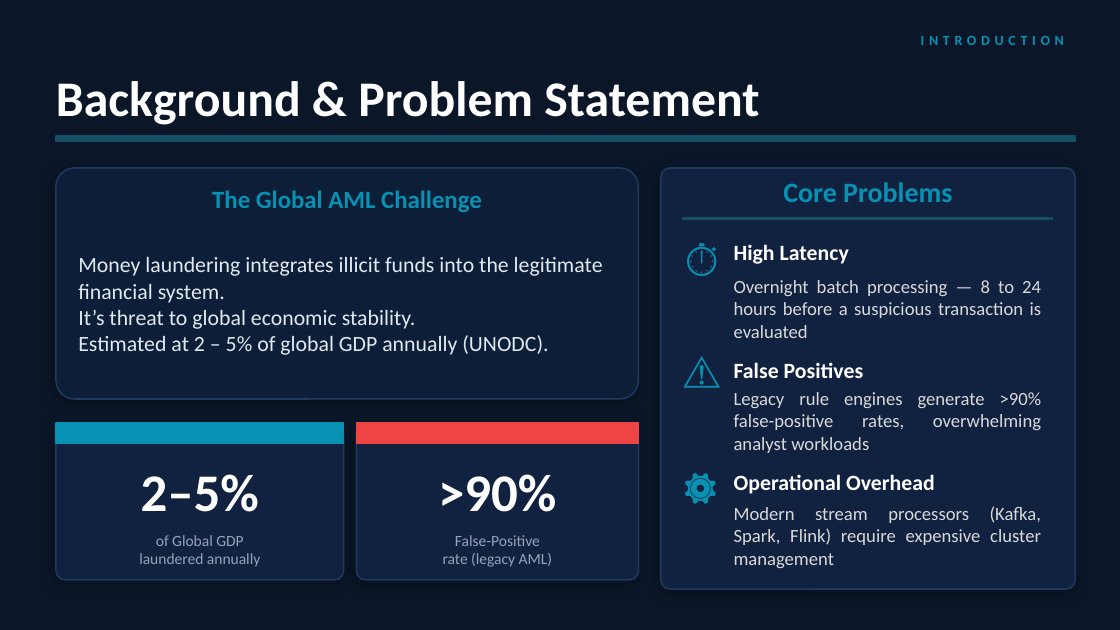
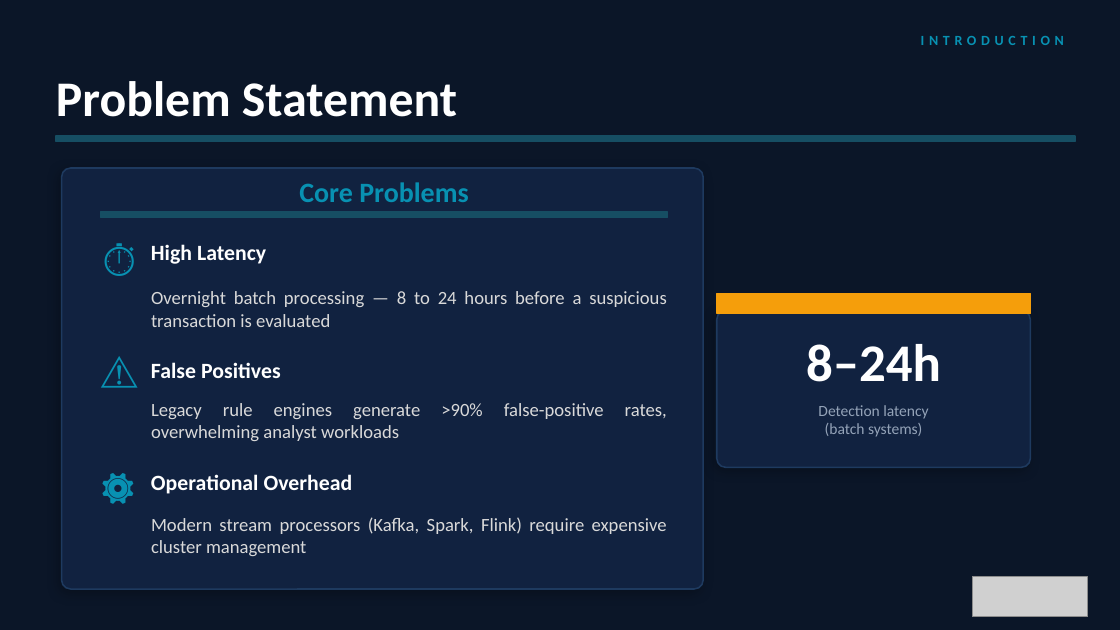
Before and after one commit to MoaviaMahmood/Financial-Transaction-Monitoring, a slide deck: slide 4 of docs/AML_Detection_System_Presentation.pptx (slide 3 before the commit). Drawn at 1120x630 pixels with LibreOffice and Linux fonts; fonts in the diff are those of the drawing; grey boxes stand for pictures. Boxes give left, top, right and bottom in pixels: in the first picture for what was removed or moved away, otherwise in the second. Text is boxed around its words. In the diff, an @@ line names an element or a change of style, - is before the commit and + after.

```diff
--- a/docs/AML_Detection_System_Presentation.pptx
+++ b/docs/AML_Detection_System_Presentation.pptx
@@ text at bbox=[56, 81, 457, 117]: text changed @@
-Background & Problem Statement
+Problem Statement
@@ rounded rectangle removed at bbox=[56, 168, 638, 399] @@
@@ rounded rectangle: place and size @@
-rounded rectangle at bbox=[661, 168, 1075, 589]
+rounded rectangle at bbox=[62, 168, 703, 589]
@@ text "Core Problems": place and size @@
-text "Core Problems" at bbox=[783, 182, 952, 202]
+text "Core Problems" at bbox=[299, 182, 468, 202]
@@ text removed at bbox=[212, 190, 482, 212] @@
-The Global AML Challenge
@@ rectangle: place and size @@
-rectangle at bbox=[683, 217, 1053, 220]
+rectangle at bbox=[101, 212, 668, 217]
@@ rectangle at bbox=[101, 212, 668, 217]: mirrored @@
@@ text removed at bbox=[78, 257, 603, 355] @@
-Money laundering integrates illicit funds into the legitimate financial system.
-It’s threat to global economic stability.
-Estimated at 2 – 5% of global GDP annually (UNODC).
@@ text "Overnight batch processing — 8 ..." rewrapped from bbox=[734, 280, 1042, 338] to bbox=[151, 291, 667, 327] @@
@@ rectangle added at bbox=[717, 293, 1030, 314], fill #F59E0B, outline #F59E0B 1 pt @@
@@ rounded rectangle: place and size @@
-rounded rectangle at bbox=[717, 305, 1030, 461]
+rounded rectangle at bbox=[717, 310, 1030, 467]
@@ text added at bbox=[806, 344, 941, 382], 34 pt, text #FFFFFF, bold @@
+8–24h
@@ text "Legacy rule engines generate >90% ..." rewrapped from bbox=[734, 392, 1042, 453] to bbox=[151, 403, 667, 419] @@
@@ text added at bbox=[818, 405, 928, 437], 10 pt, text #94A3B8 @@
+Detection latency
+(batch systems)
@@ 3 texts: place and size @@
-3 texts at bbox=[683, 237, 717, 505]
+3 texts at bbox=[101, 237, 134, 505]
@@ 3 texts: place and size @@
-3 texts at bbox=[734, 244, 935, 494]
+3 texts at bbox=[151, 244, 353, 494]
@@ text "Modern stream processors (Kafka, Spark, ..." rewrapped from bbox=[734, 506, 1042, 568] to bbox=[151, 517, 667, 556] @@
@@ group removed at bbox=[56, 423, 344, 580]: 2 texts, 1 rounded rectangle, 1 rectangle @@
-2–5%
-of Global GDP
-laundered annually
@@ group removed at bbox=[356, 423, 638, 580]: 2 texts, 1 rounded rectangle, 1 rectangle @@
->90%
-False-Positive
-rate (legacy AML)
@@ picture added at bbox=[972, 577, 1088, 617] @@
```
Also in this commit, not shown: 20 other slides changed, 3 slides added.
